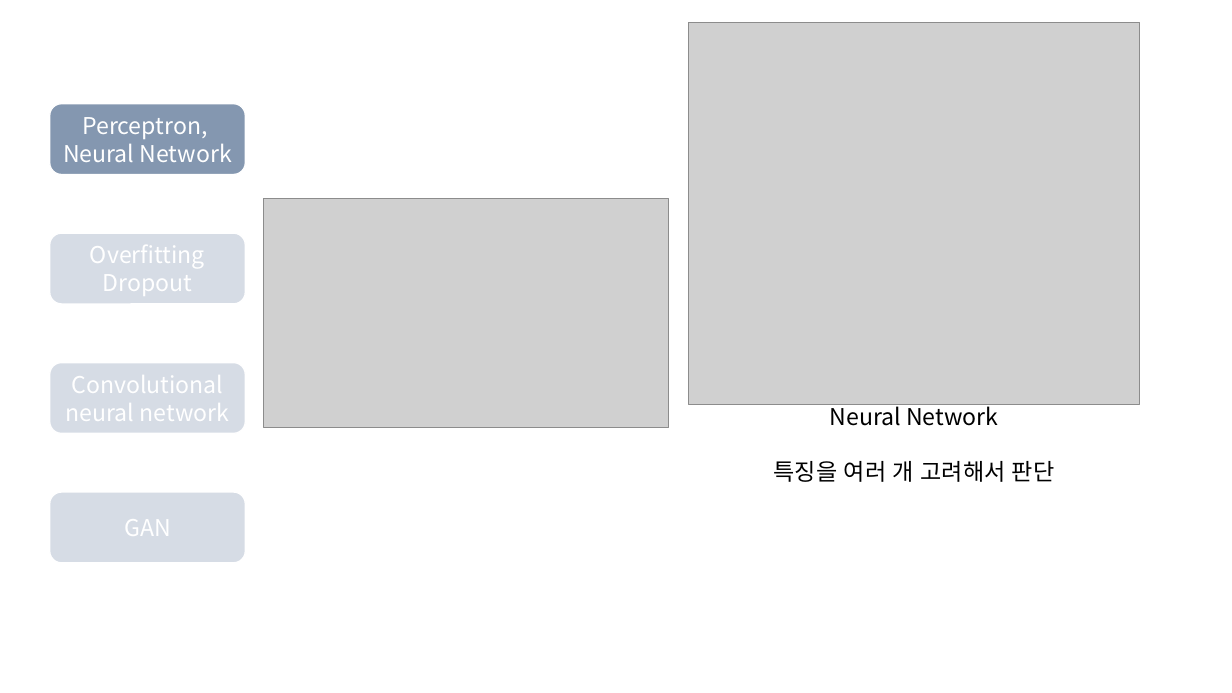
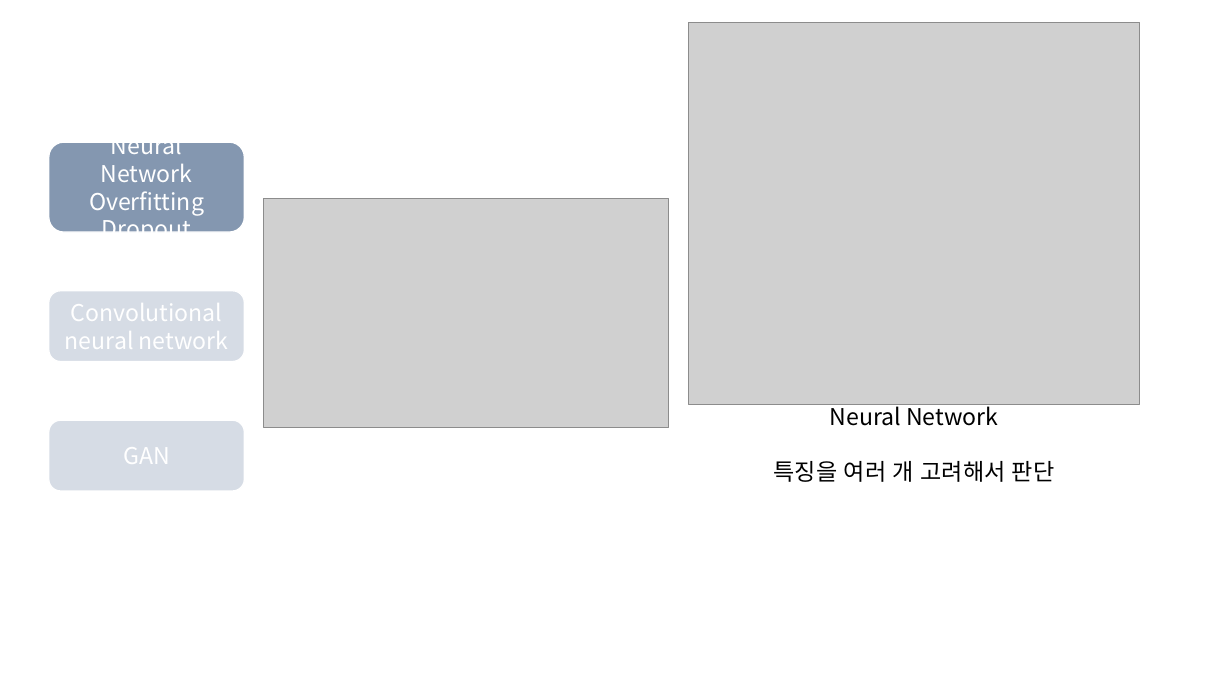
Before and after one commit to Linejin/ai_study, a slide deck: slide 19 of planning/AI seminar.pptx. Drawn at 1232x693 pixels with LibreOffice and Linux fonts; fonts in the diff are those of the drawing; grey boxes stand for pictures. Boxes give left, top, right and bottom in pixels: in the first picture for what was removed or moved away, otherwise in the second. Text is boxed around its words. In the diff, an @@ line names an element or a change of style, - is before the commit and + after.

```diff
--- a/planning/AI seminar.pptx
+++ b/planning/AI seminar.pptx
@@ rounded rectangle removed at box(50, 104, 246, 175) @@
-Perceptron,
-Neural Network
@@ rounded rectangle "Neural Network": place and size @@
-rounded rectangle "Neural Network" at box(50, 233, 246, 304)
+rounded rectangle "Neural Network" at box(49, 142, 245, 232)
@@ rounded rectangle "Neural Network" at box(49, 142, 245, 232): fill #D6DCE5 to #8497B0 @@
@@ text in rounded rectangle at box(101, 143, 193, 182): paragraph added @@
+Neural Network
@@ rounded rectangle "Convolutional neural network": place and size @@
-rounded rectangle "Convolutional neural network" at box(50, 362, 246, 433)
+rounded rectangle "Convolutional neural network" at box(49, 291, 245, 362)
@@ rounded rectangle "GAN": place and size @@
-rounded rectangle "GAN" at box(50, 493, 246, 564)
+rounded rectangle "GAN" at box(49, 421, 245, 492)
```
Also in this commit, not shown: 21 other slides changed, 1 other file.
